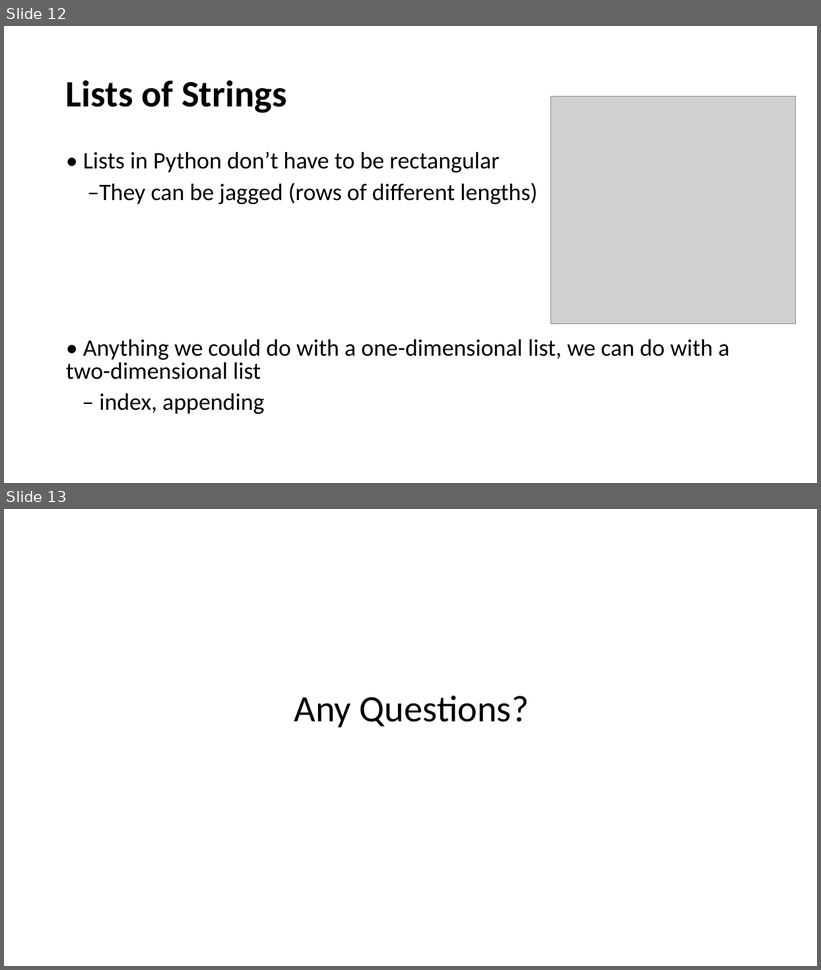
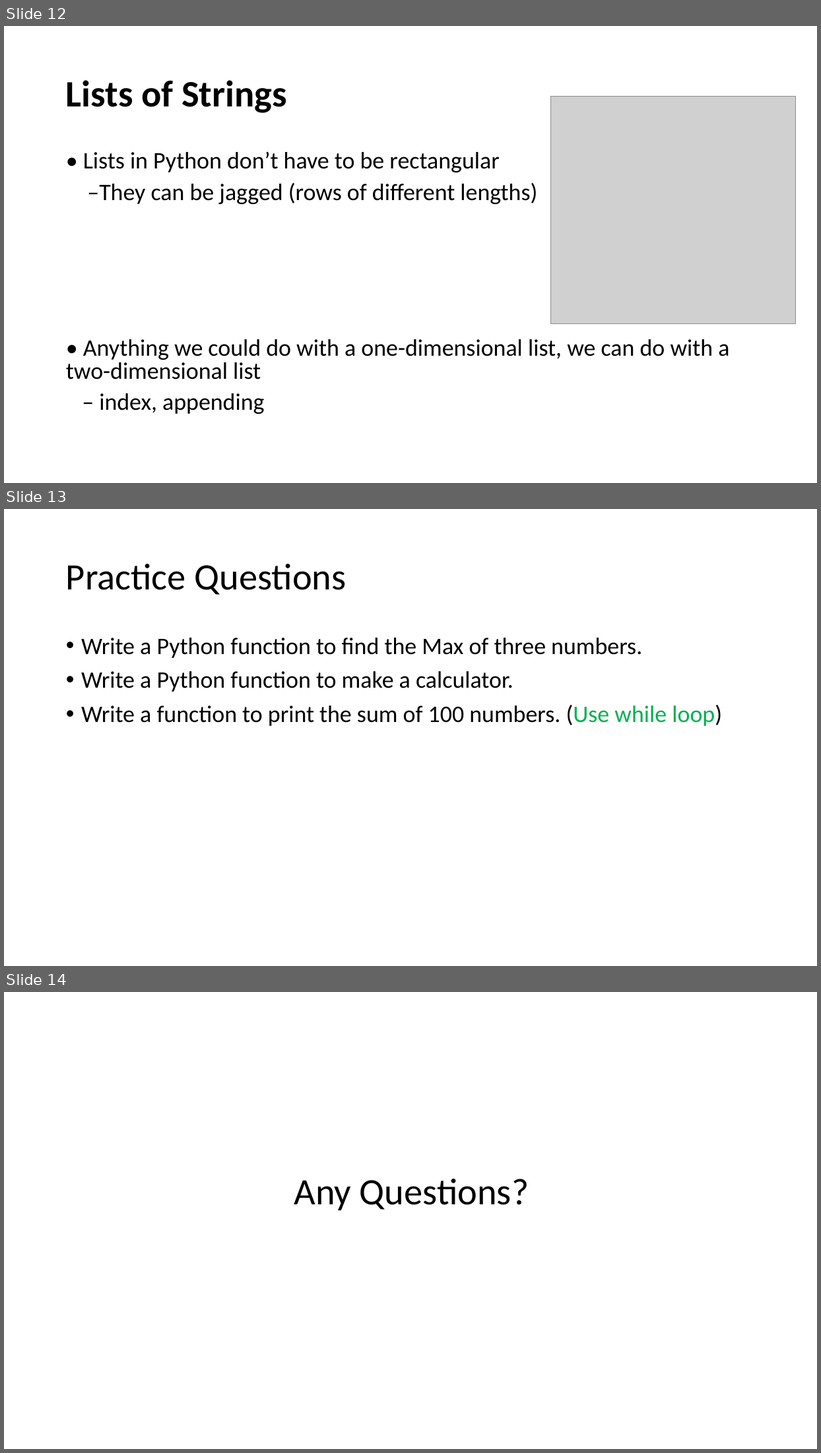
Before and after one commit to HKohin/Python-for-Upward-Bound-Program, a slide deck: PYTHON_12_Lists Part 2.pptx. Shown one above the other, each under a label of ours: slides 12 and 13 before the commit, slides 12, 13 and 14 after it. The pictures are 821x970 and 821x1453 pixels, drawn with LibreOffice and Linux fonts; fonts in the diff are those of the drawing; grey boxes stand for pictures. Boxes give left, top, right and bottom in pixels: in the first picture for what was removed or moved away, otherwise in the second. Text is boxed around its words. In the diff, an @@ line names an element or a change of style, - is before the commit and + after.

```diff
--- a/PYTHON_12_Lists Part 2.pptx
+++ b/PYTHON_12_Lists Part 2.pptx
@@ slide 13 added at (x1=4, y1=509, x2=817, y2=966), background #FFFFFF @@
@@ title added at (x1=66, y1=564, x2=347, y2=595), 44 pt, text #000000 @@
+Practice Questions
@@ text added at (x1=81, y1=638, x2=722, y2=726), 28 pt, text #000000 @@
+• Write a Python function to find the Max of three numbers.
+• Write a Python function to make a calculator.
+• Write a function to print the sum of 100 numbers. (Use while loop)
@@ what was slide 13 is now slide 14 @@
```
